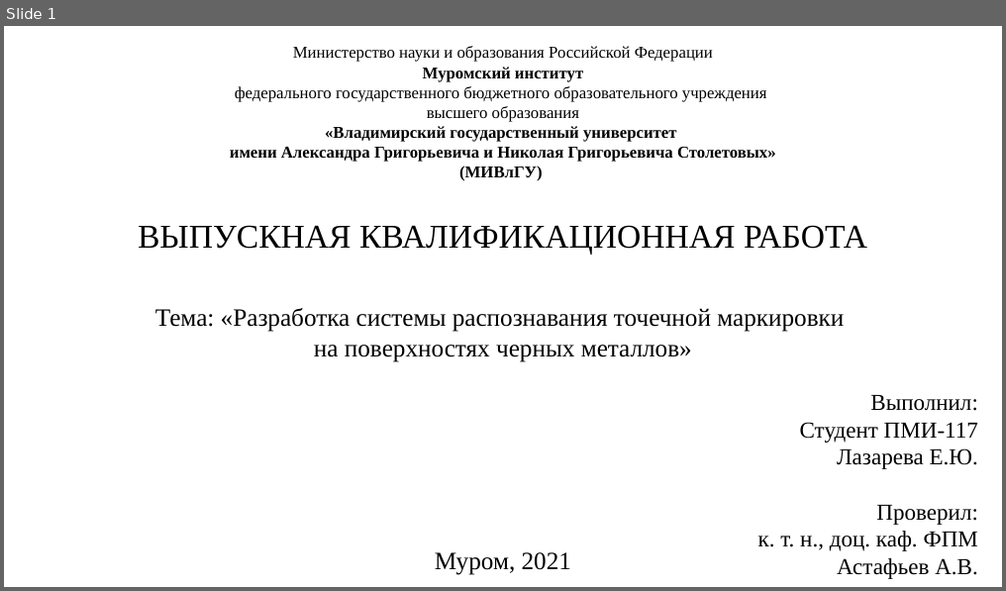
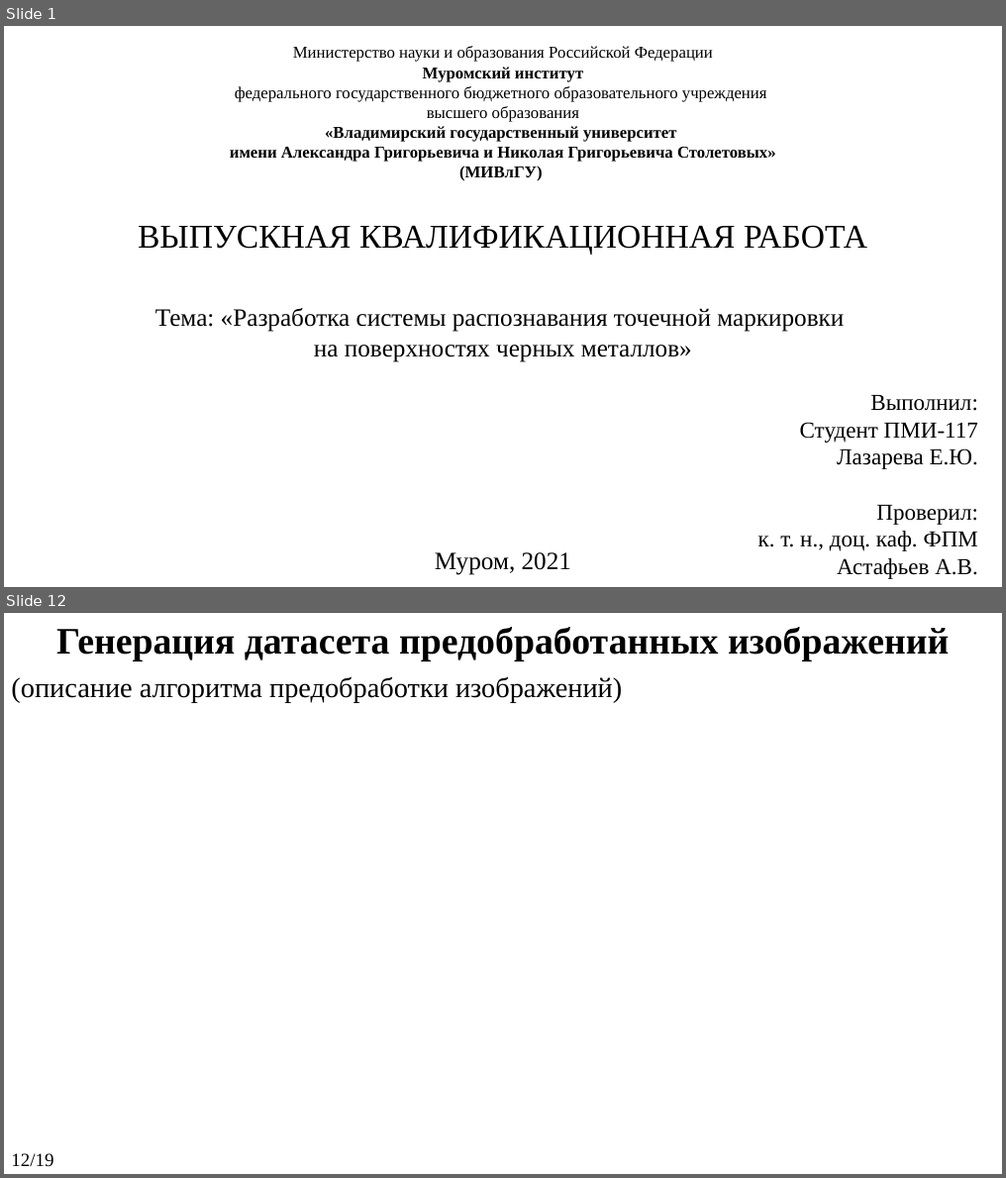
Before and after one commit to KanVull/Recognistion, a slide deck: ПЗ и Презентации/Презентация на ВКР.pptx. Shown one above the other, each under a label of ours: slide 1 before the commit, slides 1 and 12 after it; the slides between them are not shown. The pictures are 1006x591 and 1006x1178 pixels, drawn with LibreOffice and Linux fonts; fonts in the diff are those of the drawing. Boxes give left, top, right and bottom in pixels: in the first picture for what was removed or moved away, otherwise in the second. Text is boxed around its words. In the diff, an @@ line names an element or a change of style, - is before the commit and + after.

```diff
--- a/ПЗ и Презентации/Презентация на ВКР.pptx
+++ b/ПЗ и Презентации/Презентация на ВКР.pptx
@@ slide 12 added at <box>4,613,1002,1174</box>, background #FFFFFF @@
@@ text added at <box>56,627,948,662</box>, 36 pt, text #000000, bold @@
+Генерация датасета предобработанных изображений
@@ text added at <box>11,676,622,702</box>, 27 pt, text #000000 @@
+(описание алгоритма предобработки изображений)
@@ text added at <box>11,1154,54,1167</box>, 18 pt, text #000000 @@
+12/19
```
Also in this commit, not shown: 3 slides changed, 14 other slides added, 4 slides removed, 12 other files.
